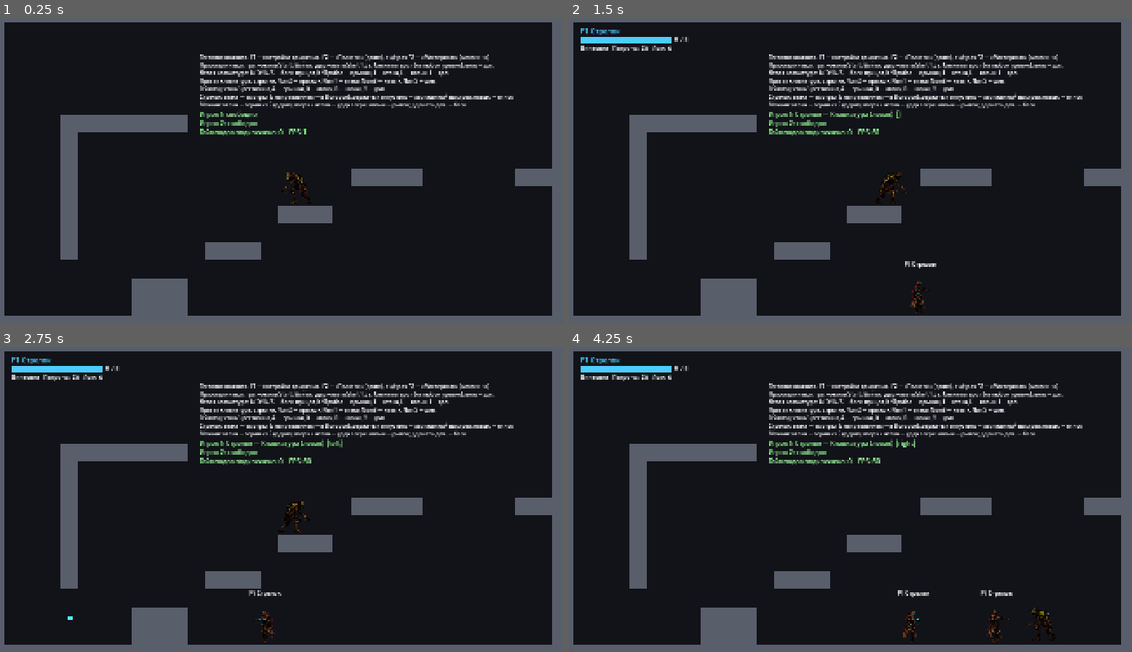
Above: before the commit, frames 1-4 (two rows, left to right).
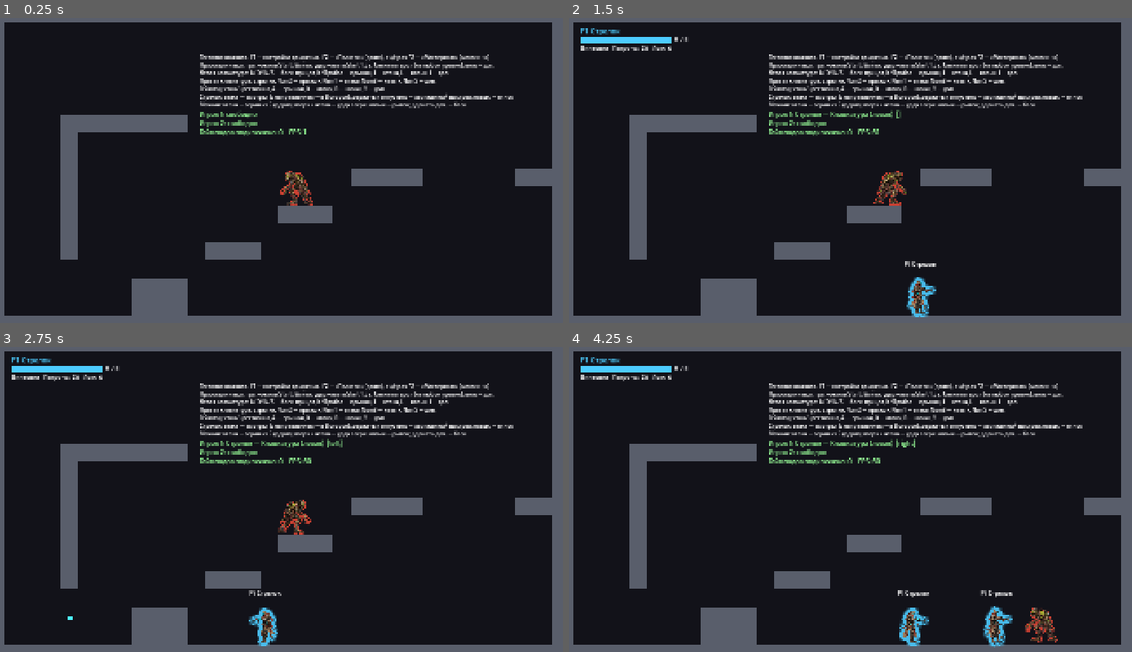
Above: after the commit, the same moments.

Repository: wrcabeludo-rgb/001
Game: Godot game, scene res://tests/enemy_test.tscn
The game is run twice, just before and just after one commit, with the same random seed, the same clock (stepped at 60 frames per second) and the same inputs. This scene is started directly instead of the project's main scene.
Inputs (mouse positions are in pixels of both pictures, inside the frame that each line leads up to):
- Up to frame 1 (0.25 s): no input
- Up to frame 2 (1.5 s): tap Enter (ui_accept) at 0.5, 0.77 s; move the mouse to (974, 152) at 0.52 s; hold D 0.53-1.25 s; tap K at 0.6 s; click (974, 152) at 0.67 s; drag from (732, 185) to (884, 188) at 1.27 s
- Up to frame 3 (2.75 s): move the mouse to (337, 426) at 2.02 s; hold A from 2.03 s (still down); tap J at 2.1 s
- Up to frame 4 (4.25 s): release A at 2.75 s; drag from (816, 563) to (630, 618) at 2.77 s; move the mouse to (1019, 548) at 3.52 s; hold D from 3.53 s (still down); tap I at 3.6 s; tap Enter (ui_accept) at 3.77 s

The runs differ from the first frame. In frame 1, 0.4% of the frame differs, in the area x 49-56%, y 50-62%; in frame 2, 0.8%; in frame 3, 0.8%; in frame 4, 1.3%, in the area x 58-87%, y 84-99%.

Commit message:
Readable characters on dark levels: coloured rims, true colours; Swordsman climbing drawings
- Heroes get a rim in their colour around the whole puppet (a CanvasGroup,
  so no seams between the parts); monsters a red rim from their material.
  Monster pictures have a clear margin for it (Enemy.ART_BORDER).
- Fix: in Godot 4 COLOR in fragment() already includes the picture, so the
  flash shader multiplied it in twice and drew every character darker than
  its art. Characters now show their real colours.
- Swordsman ladder frames (back view); climbing poses stand centred on the
  ladder. A frame can carry its own scale.

Co-Authored-By: Claude Opus 5.5 <noreply@anthropic.com>
Claude-Session: https://claude.ai/code/session_01DbbAxgCR2CT7iqKnVBrHPT

Diff:
--- a/coop-platformer/game/assets/art/heroes/poses.json
+++ b/coop-platformer/game/assets/art/heroes/poses.json
@@ -9,5 +9,7 @@
  "swordsman_slash_finisher_1": 0.535,
  "swordsman_slash_finisher_2": 0.497,
  "swordsman_slash_overhead_1": 0.497,
- "swordsman_wall_1": 0.69
+ "swordsman_wall_1": 0.69,
+ "swordsman_climb_1": 0.505,
+ "swordsman_climb_2": 0.535
 }
--- /dev/null
+++ b/coop-platformer/game/scripts/combat/outline.gd
@@ -0,0 +1,62 @@
+class_name Outline
+## A coloured rim around a character, so dark heroes and monsters stand out
+## from the dark backgrounds. A hero is a puppet of several pictures: they go
+## into one CanvasGroup and the rim follows the whole silhouette (no seams at
+## the hips). A monster is one sprite: the rim is drawn by its Flash material.
+
+const HERO_WIDTH := 2.0
+const ENEMY_WIDTH := 2.5
+const ENEMY_COLOR := Color(1.0, 0.3, 0.22, 0.8)
+
+const GROUP_SHADER := """
+shader_type canvas_item;
+render_mode unshaded;
+uniform sampler2D screen_texture : hint_screen_texture, repeat_disable, filter_nearest;
+uniform vec4 line_color : source_color = vec4(1.0);
+uniform float line_width = 2.0;
+varying float tint_alpha;
+void vertex() {
+	tint_alpha = COLOR.a;
+}
+void fragment() {
+	vec4 c = textureLod(screen_texture, SCREEN_UV, 0.0);
+	if (c.a > 0.0001) {
+		c.rgb /= c.a;
+	}
+	vec2 step_size = SCREEN_PIXEL_SIZE * line_width;
+	float around = 0.0;
+	for (int i = 0; i < 8; i++) {
+		float angle = float(i) * 0.785398;
+		around = max(around, textureLod(screen_texture, SCREEN_UV + vec2(cos(angle), sin(angle)) * step_size, 0.0).a);
+	}
+	float rim = clamp(around - c.a, 0.0, 1.0) * line_color.a;
+	COLOR = vec4(mix(line_color.rgb, c.rgb, c.a), max(c.a, rim) * tint_alpha);
+}
+"""
+
+static var _group_shader: Shader
+
+
+## A group whose children are drawn as one picture with a rim of `color`.
+static func group(color: Color, width := HERO_WIDTH) -> CanvasGroup:
+	if _group_shader == null:
+		_group_shader = Shader.new()
+		_group_shader.code = GROUP_SHADER
+	var canvas_group := CanvasGroup.new()
+	# Room around the silhouette for the rim.
+	canvas_group.fit_margin = width + 4.0
+	var mat := ShaderMaterial.new()
+	mat.shader = _group_shader
+	mat.set_shader_parameter("line_color", color)
+	mat.set_shader_parameter("line_width", width)
+	canvas_group.material = mat
+	return canvas_group
+
+
+## A rim around one sprite that uses the Flash material; `width` in texture pixels.
+static func on_sprite(sprite: CanvasItem, color: Color, width: float) -> void:
+	var mat := sprite.material as ShaderMaterial
+	if mat == null:
+		return
+	mat.set_shader_parameter("outline_color", color)
+	mat.set_shader_parameter("outline_width", width)
--- a/coop-platformer/game/scripts/enemies/ambusher.gd
+++ b/coop-platformer/game/scripts/enemies/ambusher.gd
@@ -65,6 +65,6 @@
 	var hanging := state != State.DROPPED
 	_sprite.flip_v = hanging
 	if hanging:
-		var drawn := _sprite.texture.get_height() * _sprite.scale.y
+		var drawn := art_drawn_size().y
 		_sprite.position = Vector2(0, -body_size.y / 2.0 + drawn / 2.0)
 		_sprite.rotation = 0.0
--- a/coop-platformer/game/scripts/enemies/enemy.gd
+++ b/coop-platformer/game/scripts/enemies/enemy.gd
@@ -28,6 +28,8 @@
 ## where the enemy can be hit grows to the picture's size.
 @export var art := ""
 @export var art_height := 100.0
+## The clear margin around monster pictures, in texture pixels (room for the rim).
+const ART_BORDER := 12.0
 ## Flyers have the picture centred on the body; walkers stand it on the floor.
 @export var art_centered := false
 @export_group("Добыча")
@@ -54,6 +56,13 @@
 var _anim_time := 0.0
 
 
+
+## The size of the monster's picture on screen, without the clear margin.
+func art_drawn_size() -> Vector2:
+	if _sprite == null:
+		return body_size
+	return (_sprite.texture.get_size() - Vector2.ONE * 2.0 * ART_BORDER) * _sprite.scale
+
 func _ready() -> void:
 	add_to_group("enemies")
 	collision_layer = Layers.ENEMY_BODIES
@@ -97,13 +106,14 @@
 		_sprite = Sprite2D.new()
 		_sprite.texture = load(art_path)
 		_sprite.texture_filter = CanvasItem.TEXTURE_FILTER_LINEAR_WITH_MIPMAPS
-		var factor := art_height / _sprite.texture.get_height()
+		var factor := art_height / (_sprite.texture.get_height() - 2.0 * ART_BORDER)
 		_sprite.scale = Vector2(factor, factor)
-		var drawn := _sprite.texture.get_size() * factor
+		var drawn := art_drawn_size()
 		# Standing on the same floor as the body.
 		_sprite_rest = Vector2.ZERO if art_centered else Vector2(0, body_size.y / 2.0 - drawn.y / 2.0)
 		_sprite.position = _sprite_rest
 		_sprite.material = Flash.material()
+		Outline.on_sprite(_sprite, Outline.ENEMY_COLOR, Outline.ENEMY_WIDTH / factor)
 		add_child(_sprite)
 		move_child(_sprite, _body.get_index())
 		_body.visible = false
--- a/coop-platformer/game/scripts/player/player.gd
+++ b/coop-platformer/game/scripts/player/player.gd
@@ -73,6 +73,8 @@
 var _tag: Label
 ## The drawn puppet (null until the hero has art; then the box is hidden).
 var _rig: HeroRig
+## Holds the puppet so it gets one rim in the hero's colour (Outline).
+var _rig_group: CanvasGroup
 
 
 func setup(p_slot: int, p_input: PlayerInput, p_hero: Heroes.Id) -> void:
@@ -527,13 +529,16 @@
 
 func _apply_look() -> void:
 	_tag.text = "P%d %s" % [slot + 1, Heroes.NAMES[hero]]
-	if _rig != null:
-		_rig.queue_free()
+	if _rig_group != null:
+		_rig_group.queue_free()
+		_rig_group = null
 	_rig = HeroRig.create("gunner" if hero == Heroes.Id.SHOOTER else "swordsman")
 	if _rig != null:
 		_rig.position = Vector2(0, SIZE.y / 2.0)
-		add_child(_rig)
-		move_child(_rig, _aura.get_index() + 1)
+		_rig_group = Outline.group(Color(Heroes.COLORS[hero], 0.9))
+		_rig_group.add_child(_rig)
+		add_child(_rig_group)
+		move_child(_rig_group, _aura.get_index() + 1)
 		_aura.position = Vector2(-40, SIZE.y / 2.0 - 156)
 		_aura.size = Vector2(80, 160)
 		_tag.position.y = SIZE.y / 2.0 - 180
--- a/coop-platformer/game/scripts/ui/flash.gd
+++ b/coop-platformer/game/scripts/ui/flash.gd
@@ -1,14 +1,32 @@
 class_name Flash
 ## A material that tints a sprite towards a colour (white flash on a hit,
-## yellow blink before an attack) without losing its shape.
+## yellow blink before an attack) without losing its shape. It can also draw
+## a rim around the sprite (Outline.on_sprite).
 
 const SHADER_CODE := """
 shader_type canvas_item;
 uniform vec4 flash_color : source_color = vec4(1.0);
 uniform float amount = 0.0;
+uniform vec4 outline_color : source_color = vec4(0.0);
+uniform float outline_width = 0.0;
+// The sprite's own transparency (COLOR in fragment() already includes the picture).
+varying float tint_alpha;
+void vertex() {
+	tint_alpha = COLOR.a;
+}
 void fragment() {
-	vec4 base = texture(TEXTURE, UV) * COLOR;
-	COLOR = vec4(mix(base.rgb, flash_color.rgb, amount), base.a);
+	vec4 base = COLOR;
+	vec3 rgb = mix(base.rgb, flash_color.rgb, amount);
+	// The rim: transparent pixels next to the picture take the rim colour.
+	vec2 step_size = TEXTURE_PIXEL_SIZE * outline_width;
+	float around = 0.0;
+	for (int i = 0; i < 8; i++) {
+		float angle = float(i) * 0.785398;
+		around = max(around, textureLod(TEXTURE, UV + vec2(cos(angle), sin(angle)) * step_size, 0.0).a);
+	}
+	float rim = outline_width > 0.0 ? clamp(around - base.a, 0.0, 1.0) * outline_color.a * tint_alpha : 0.0;
+	float alpha = max(base.a, rim);
+	COLOR = vec4(mix(outline_color.rgb, rgb, base.a / max(alpha, 0.001)), alpha);
 }
 """
 
--- a/coop-platformer/game/tests/pose_shot.gd
+++ b/coop-platformer/game/tests/pose_shot.gd
@@ -53,6 +53,19 @@
 	await _frames(20)
 	await _save("wall")
 	_input.set_virtual("right", false)
+	# Ladder: the Swordsman climbing a ladder put into the open middle of the room.
+	var ladder := Climbable.new()
+	ladder.setup(Climbable.Kind.LADDER, Rect2(OPEN_X - 30, 1020 - 420, 60, 420), 60.0)
+	_room.add_child(ladder)
+	_player.global_position = Vector2(OPEN_X + 400, FLOOR_Y)
+	partner.global_position = Vector2(OPEN_X, FLOOR_Y)
+	_camera.position = Vector2(OPEN_X, 860)
+	sword.set_virtual("up", true)
+	await _frames(22)
+	await _save("climb1")
+	await _frames(7)
+	await _save("climb2")
+	sword.set_virtual("up", false)
 	var _keep := partner
 
 
Binary file changed: coop-platformer/game/assets/art/enemies/ambusher.png
Binary file changed: coop-platformer/game/assets/art/enemies/boss.png
Binary file changed: coop-platformer/game/assets/art/enemies/brute.png
Binary file changed: coop-platformer/game/assets/art/enemies/charger.png
Binary file changed: coop-platformer/game/assets/art/enemies/flyer.png
Binary file changed: coop-platformer/game/assets/art/enemies/spitter.png
Binary file changed: coop-platformer/game/assets/art/enemies/walker.png
Binary file added: coop-platformer/game/assets/art/heroes/swordsman_pose_climb_1.png
Not shown, added: coop-platformer/game/assets/art/heroes/swordsman_pose_climb_1.png.import
Binary file added: coop-platformer/game/assets/art/heroes/swordsman_pose_climb_2.png
Not shown, added: coop-platformer/game/assets/art/heroes/swordsman_pose_climb_2.png.import
Not shown, added: coop-platformer/game/scripts/combat/outline.gd.uid
(and 3 more such lines)
